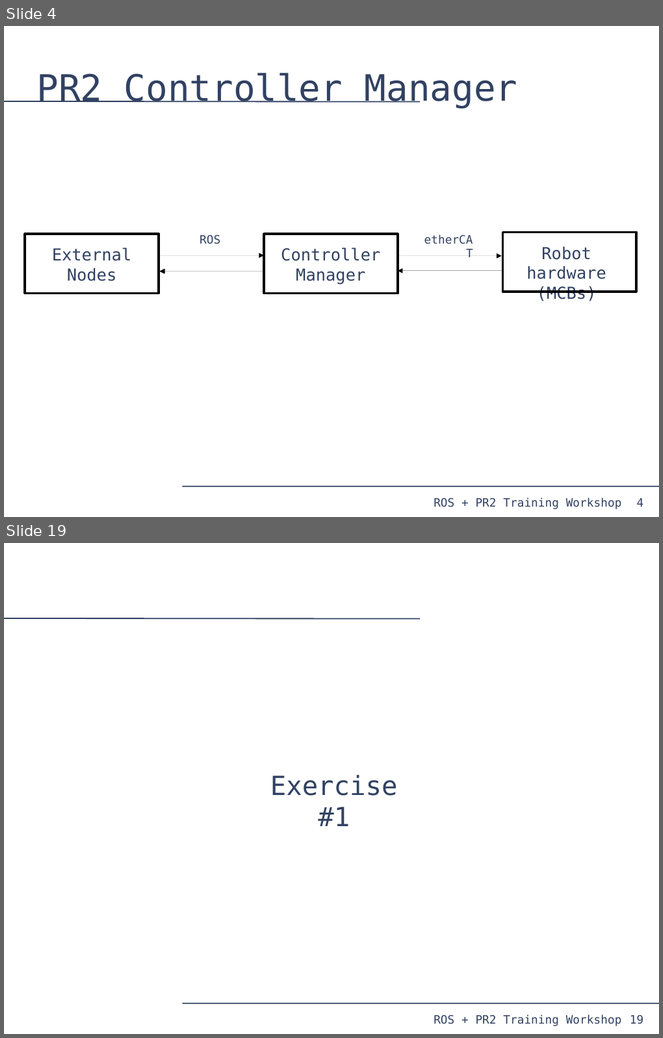
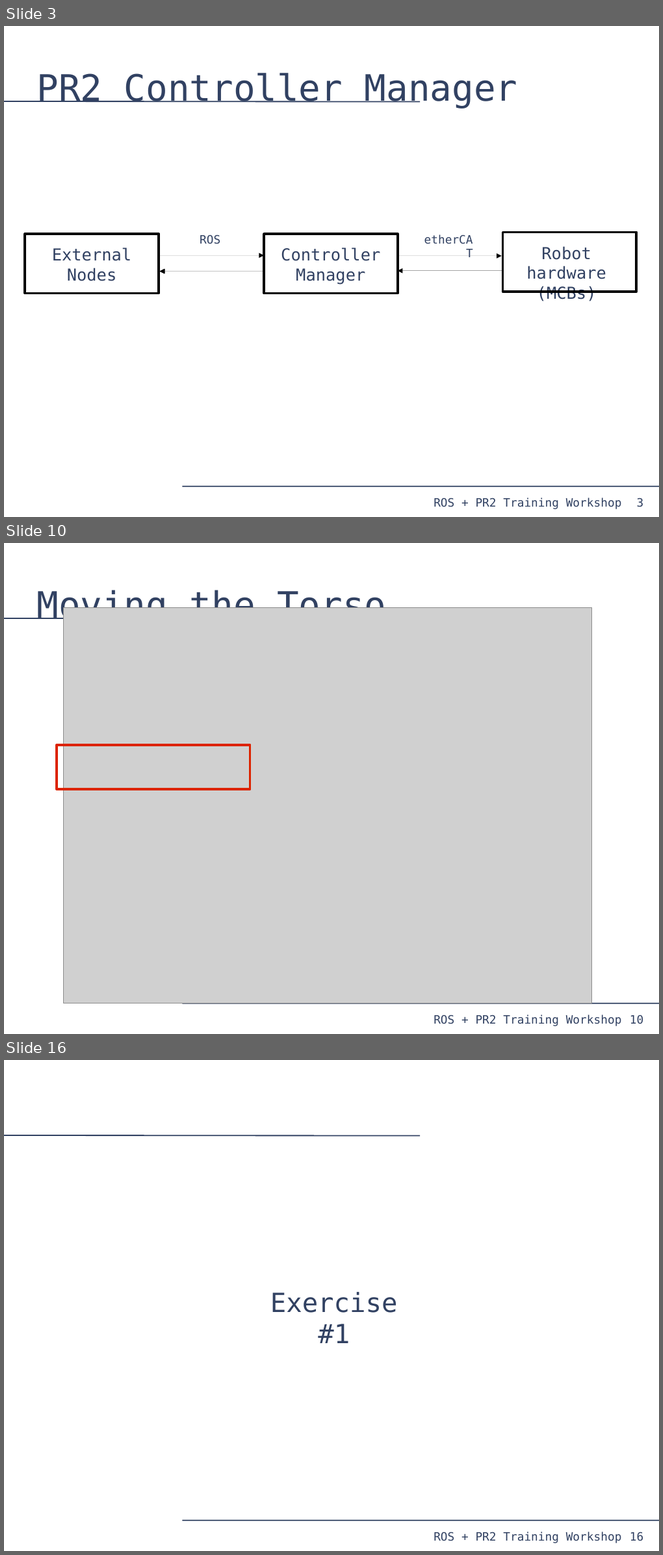
Before and after one commit to PR2/pr2_docs, a slide deck: pr2_training_workshop/moving_mechanism/slides.odp. Shown one above the other, each under a label of ours: slides 4 and 19 before the commit, slides 3, 10 and 16 after it; the slides between them are not shown. The pictures are 663x1038 and 663x1555 pixels, drawn with LibreOffice and Linux fonts; fonts in the diff are those of the drawing; grey boxes stand for pictures. Boxes give left, top, right and bottom in pixels: in the first picture for what was removed or moved away, otherwise in the second. Text is boxed around its words. In the diff, an @@ line names an element or a change of style, - is before the commit and + after.

```diff
--- a/pr2_training_workshop/moving_mechanism/slides.odp
+++ b/pr2_training_workshop/moving_mechanism/slides.odp
@@ slide 10 added at box(4, 543, 659, 1034), background #FFFFFF; not listed: 4 template elements that a slide beside it also shows @@
@@ title added at box(36, 589, 386, 626), 44 pt, text #314162 @@
+Moving the Torso
@@ picture added at box(63, 607, 592, 1004) @@
@@ rectangle added at box(57, 745, 250, 790), outline #DC2300 2.89 pt @@
@@ what was slide 4 is now slide 3 @@
@@ page number at box(637, 499, 644, 508): text changed @@
-4
+3
@@ what was slide 19 is now slide 16 @@
@@ page number at box(630, 1533, 644, 1542): text changed @@
-19
+16
```
Also in this commit, not shown: 1 slide changed, 11 other slides added, 14 slides removed, 7 other files.
